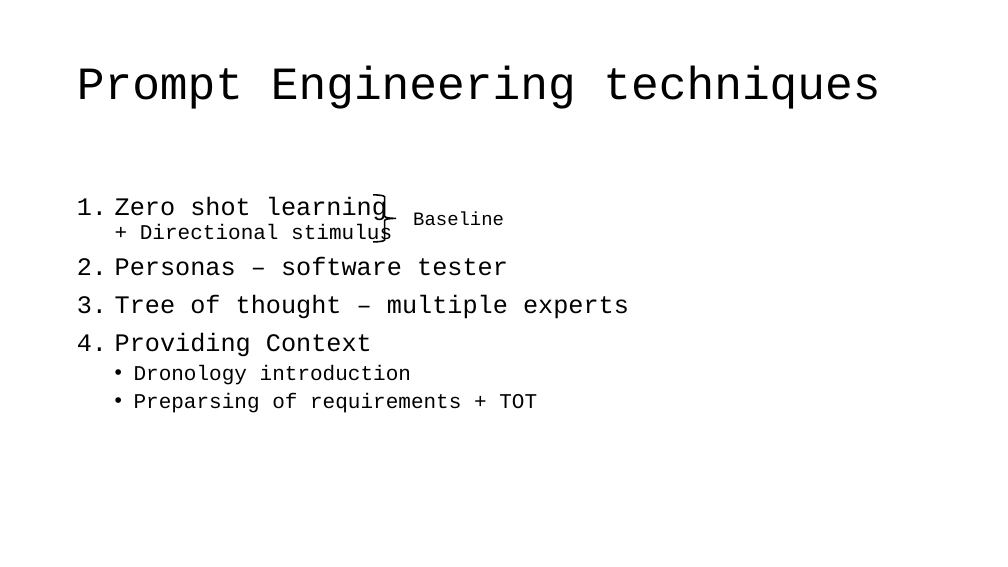
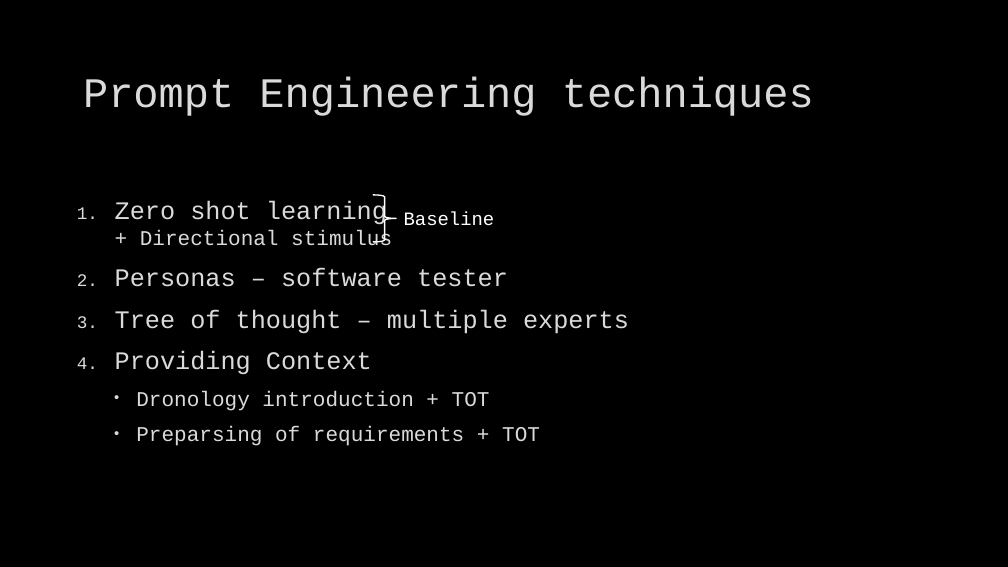
Before and after one commit to as-cal8/RBST-prompt-engineering, a slide deck: slide 7 of presentation/RBST_prompt-eng [Autosaved].pptx. Drawn at 1008x567 pixels with LibreOffice and Linux fonts; fonts in the diff are those of the drawing; background and template pictures are left out. Boxes give left, top, right and bottom in pixels: in the first picture for what was removed or moved away, otherwise in the second. Text is boxed around its words. In the diff, an @@ line names an element or a change of style, - is before the commit and + after.

Commit message:
powerpoint

```diff
--- a/presentation/RBST_prompt-eng [Autosaved].pptx
+++ b/presentation/RBST_prompt-eng [Autosaved].pptx
@@ background #FFFFFF to picture (left out) @@
@@ title "Prompt Engineering techniques": place and size @@
-title "Prompt Engineering techniques" at <box>77,67,880,109</box>
+title "Prompt Engineering techniques" at <box>83,76,814,116</box>
@@ title "Prompt Engineering techniques" at <box>83,76,814,116</box>: size 44 to 40 pt, text colour #000000 to #DADADA, letter outline none to #404040 0.75 pt; line spacing 0.9 to 1 @@
@@ text at <box>115,201,629,446</box>: text colour #000000 to #DADADA, letter outline none to #404040 0.75 pt in "Zero shot learning + Directional stimulus", "Personas – software tester", "Tree of thought – multiple experts", "Providing Context" and 1 more places; line spacing 0.9 to 1; indent changed; more space between paragraphs @@
@@ right brace at <box>374,195,396,242</box>: outline #000000 1.5 pt to #FFFFFF 1.25 pt @@
@@ text "Baseline": place and size @@
-text "Baseline" at <box>413,212,504,226</box>
+text "Baseline" at <box>404,212,495,226</box>
@@ text "Baseline" at <box>404,212,495,226</box>: text colour #000000 to #FFFFFF @@
@@ text at <box>136,391,490,411</box>: text changed; text colour #000000 to #DADADA @@
-  • Dronology introduction
+  • Dronology introduction + TOT
```
Also in this commit, not shown: 10 other slides changed, 3 slides added, 2 slides removed, 2 other files.
